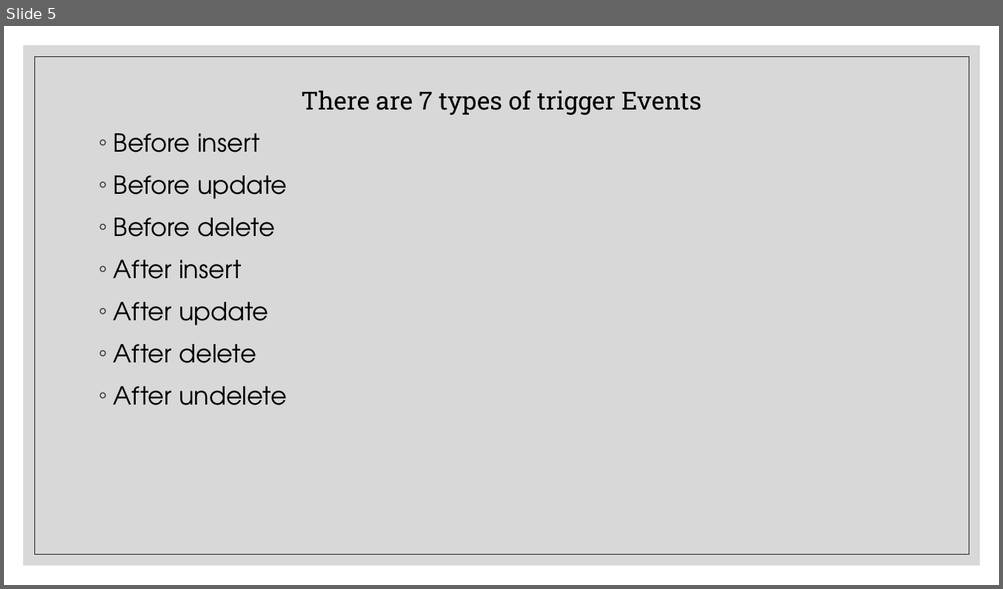
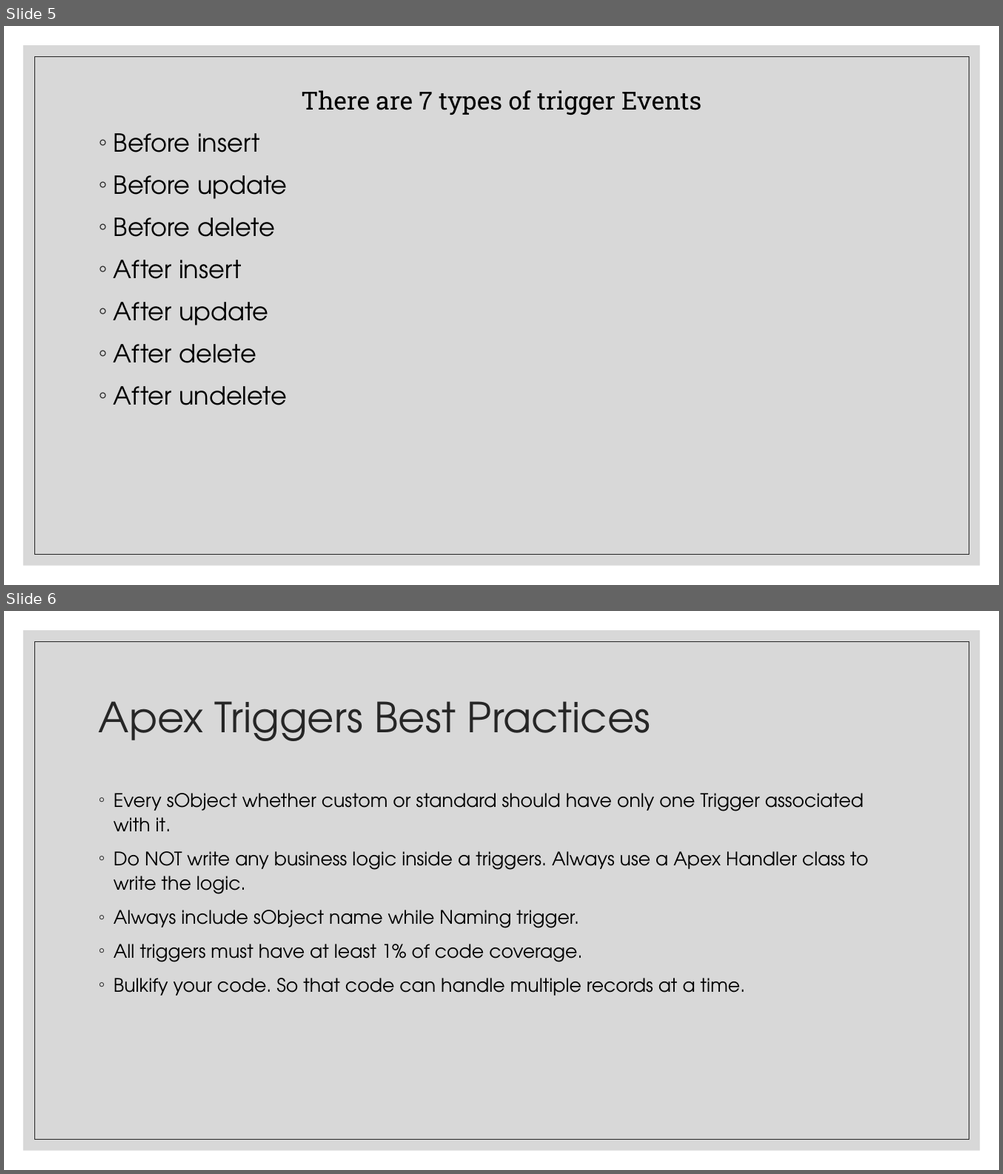
Before and after one commit to sushil3198/Practice, a slide deck: Apex_Triggers/Apex _Triggers.pptx. Shown one above the other, each under a label of ours: slide 5 before the commit, slides 5 and 6 after it. The pictures are 1003x589 and 1003x1174 pixels, drawn with LibreOffice and Linux fonts; fonts in the diff are those of the drawing. Boxes give left, top, right and bottom in pixels: in the first picture for what was removed or moved away, otherwise in the second. Text is boxed around its words. In the diff, an @@ line names an element or a change of style, - is before the commit and + after.

Commit message:
ppt updated

```diff
--- a/Apex_Triggers/Apex _Triggers.pptx
+++ b/Apex_Triggers/Apex _Triggers.pptx
@@ slide 6 added at [4,611,999,1170], background #FFFFFF; not listed: 2 template elements that a slide beside it also shows @@
@@ title added at [99,701,650,741], 40 pt, text #262626 @@
+Apex Triggers Best Practices
@@ text added at [114,793,868,996], 18 pt, text #000000 @@
+◦ Every sObject whether custom or standard should have only one Trigger associated with it.
+◦ Do NOT write any business logic inside a triggers. Always use a Apex Handler class to write the logic.
+◦ Always include sObject name while Naming trigger.
+◦ All triggers must have at least 1% of code coverage.
+◦ Bulkify your code. So that code can handle multiple records at a time.
```
Also in this commit, not shown: 1 other slide added.
